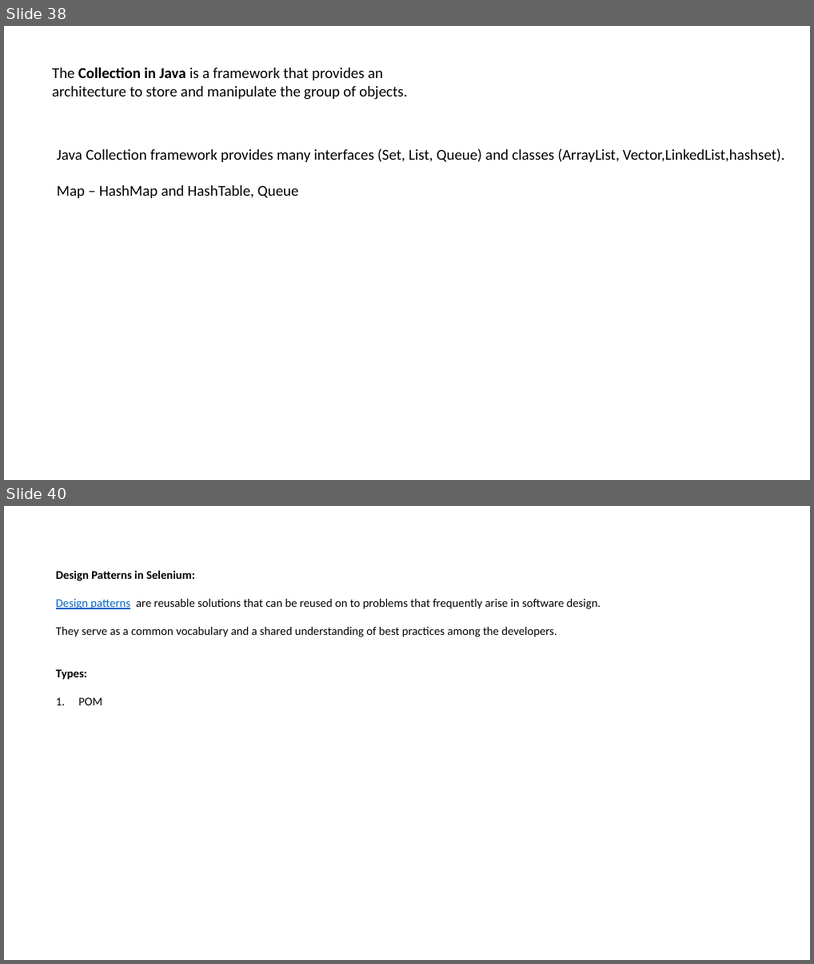
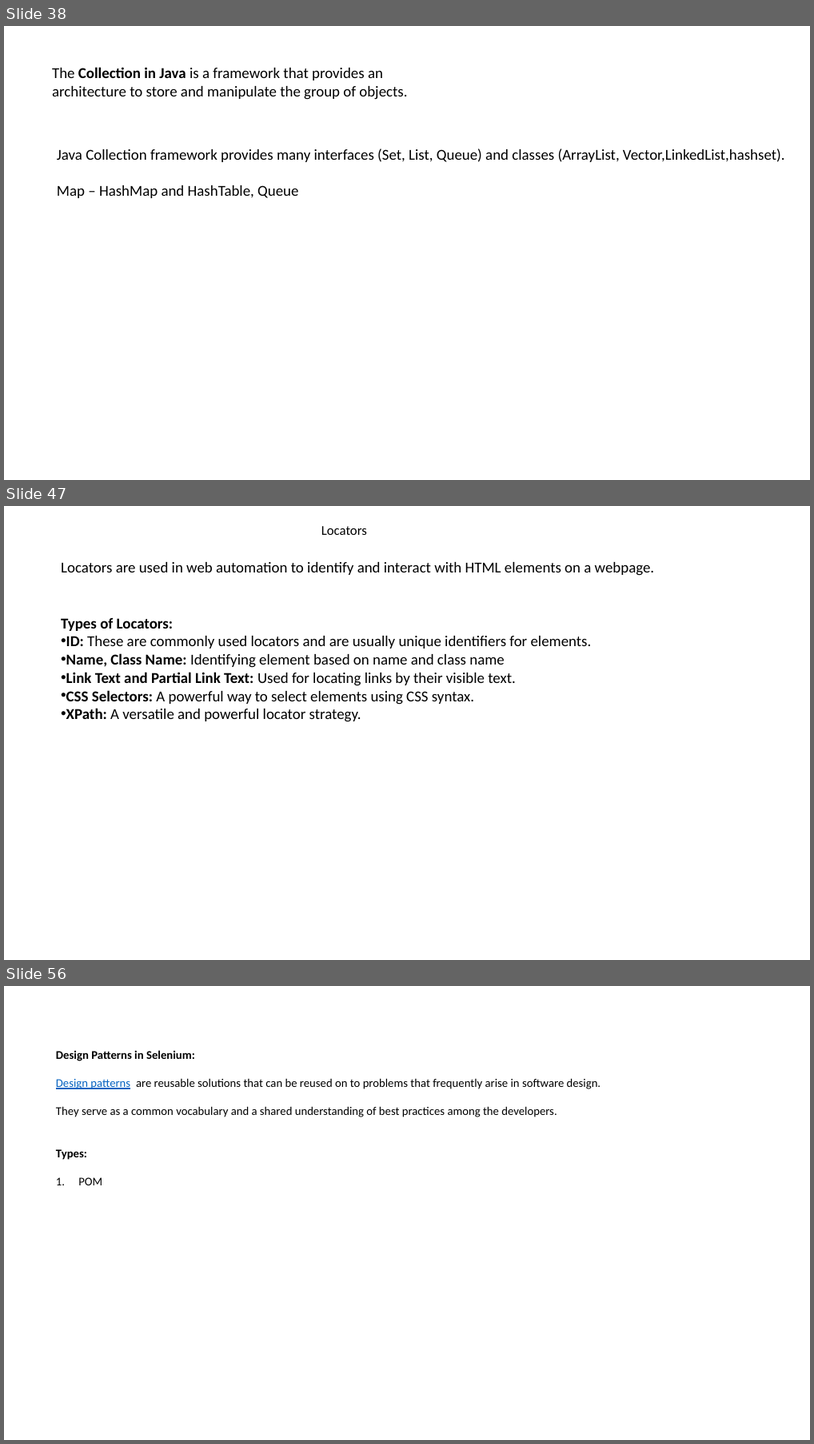
Before and after one commit to SoorajSundar1505/seleniumTraining, a slide deck: Selenium.pptx. Shown one above the other, each under a label of ours: slides 38 and 40 before the commit, slides 38, 47 and 56 after it; the slides between them are not shown. The pictures are 814x964 and 814x1444 pixels, drawn with LibreOffice and Linux fonts; fonts in the diff are those of the drawing. Boxes give left, top, right and bottom in pixels: in the first picture for what was removed or moved away, otherwise in the second. Text is boxed around its words. In the diff, an @@ line names an element or a change of style, - is before the commit and + after.

```diff
--- a/Selenium.pptx
+++ b/Selenium.pptx
@@ slide 47 added at (4,506,810,960), background #FFFFFF @@
@@ text added at (322,526,367,535), 16 pt, text #000000 @@
+Locators
@@ text added at (61,562,655,576), 18 pt, text #000000 @@
+Locators are used in web automation to identify and interact with HTML elements on a webpage.
@@ text added at (61,618,592,722), 18 pt, text #000000 @@
+Types of Locators:
+• ID: These are commonly used locators and are usually unique identifiers for elements.
+• Name, Class Name: Identifying element based on name and class name
+• Link Text and Partial Link Text: Used for locating links by their visible text.
+• CSS Selectors: A powerful way to select elements using CSS syntax.
+• XPath: A versatile and powerful locator strategy.
@@ what was slide 40 is now slide 56 @@
```
Also in this commit, not shown: 1 slide changed, 15 other slides added.
